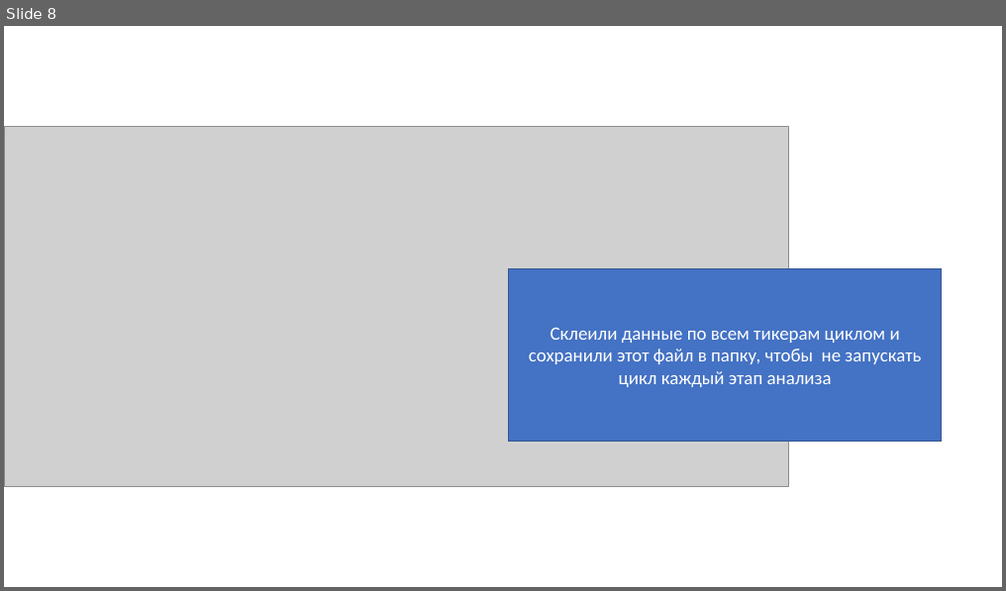
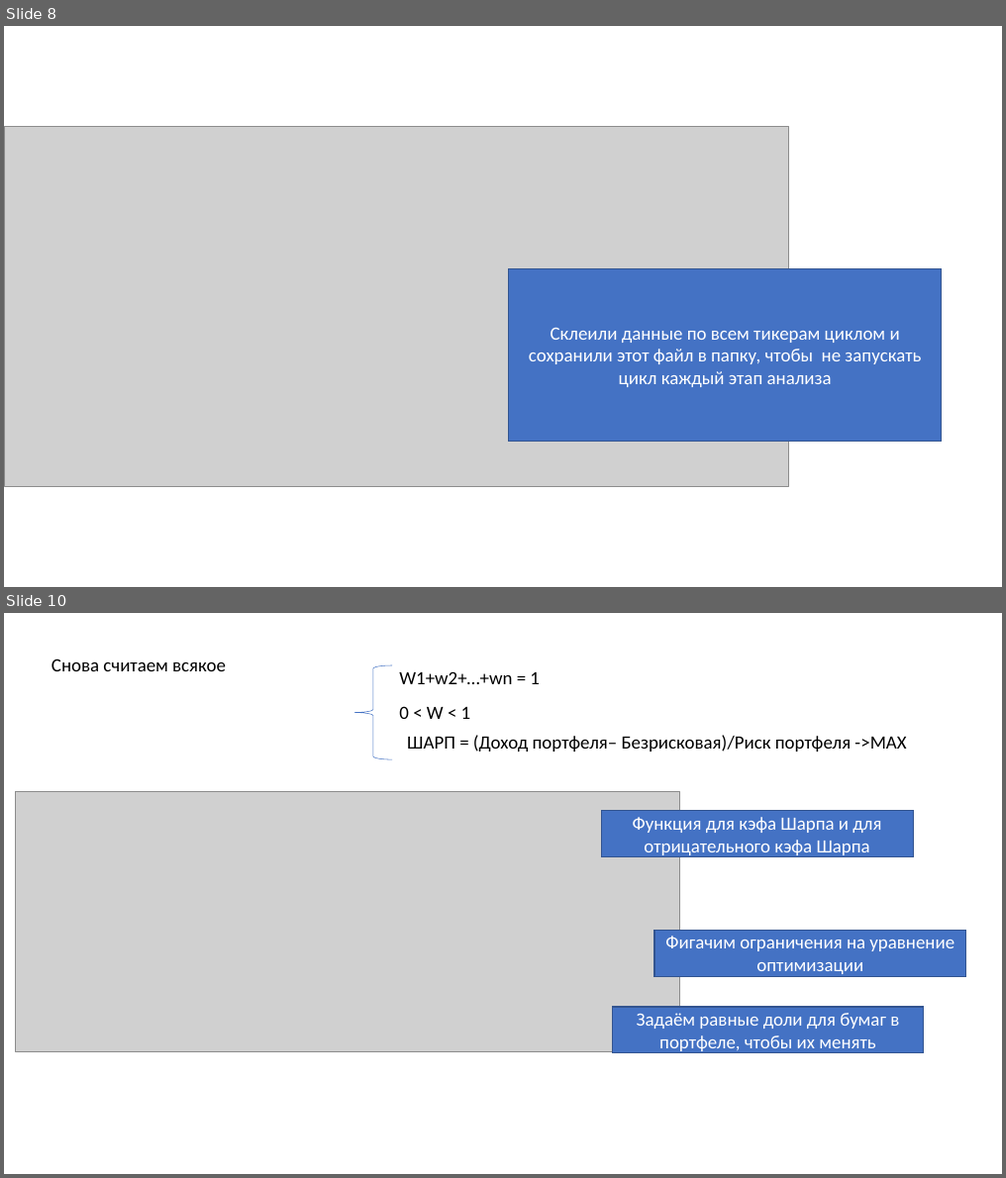
Before and after one commit to zarzir2022/sharp-research, a slide deck: PortfolioOptimum/Портфельный анализ.pptx. Shown one above the other, each under a label of ours: slide 8 before the commit, slides 8 and 10 after it; the slides between them are not shown. The pictures are 1006x591 and 1006x1178 pixels, drawn with LibreOffice and Linux fonts; fonts in the diff are those of the drawing; grey boxes stand for pictures. Boxes give left, top, right and bottom in pixels: in the first picture for what was removed or moved away, otherwise in the second. Text is boxed around its words. In the diff, an @@ line names an element or a change of style, - is before the commit and + after.

```diff
--- a/PortfolioOptimum/Портфельный анализ.pptx
+++ b/PortfolioOptimum/Портфельный анализ.pptx
@@ slide 10 added at (4, 613, 1002, 1174), background #FFFFFF @@
@@ text added at (52, 659, 226, 671), 18 pt, text #000000 @@
+Снова считаем всякое
@@ left brace added at (354, 665, 392, 760), outline #4472C4 0.5 pt @@
@@ text added at (399, 671, 540, 684), 18 pt, text #000000 @@
+W1+w2+…+wn = 1
@@ text added at (399, 706, 471, 719), 18 pt, text #000000 @@
+0 < W < 1
@@ text added at (407, 735, 906, 752), 18 pt, text #000000 @@
+ШАРП = (Доход портфеля– Безрисковая)/Риск портфеля ->MAX
@@ picture added at (15, 792, 679, 1052) @@
@@ rectangle added at (601, 811, 913, 858), fill #4472C4, outline #325491 1 pt, 18 pt, text #FFFFFF @@
+Функция для кэфа Шарпа и для отрицательного кэфа Шарпа
@@ rectangle added at (654, 931, 966, 977), fill #4472C4, outline #325491 1 pt, 18 pt, text #FFFFFF @@
+Фигачим ограничения на уравнение оптимизации
@@ rectangle added at (612, 1007, 924, 1054), fill #4472C4, outline #325491 1 pt, 18 pt, text #FFFFFF @@
+Задаём равные доли для бумаг в портфеле, чтобы их менять
```
Also in this commit, not shown: 1 slide changed, 7 other slides added, 1 slide removed, 2 other files.
